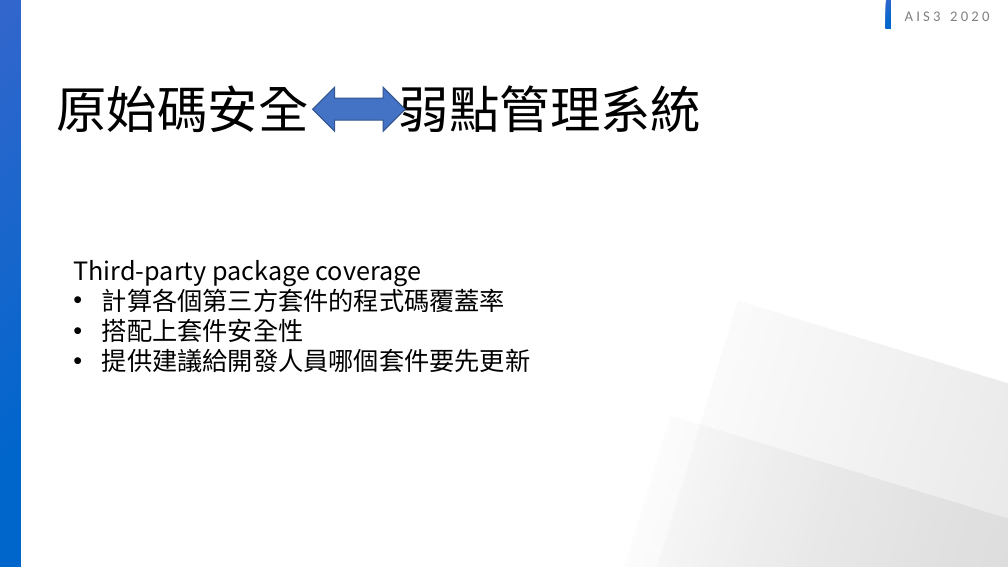
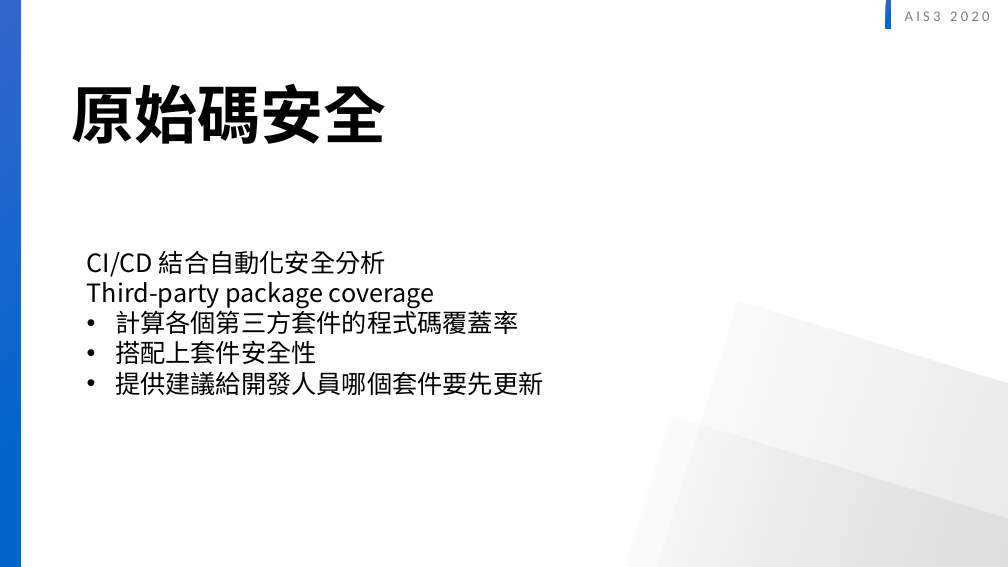
Before and after one commit to twinklestar03/AIS3-Dragon, a slide deck: slide 9 of AIS3 dragon security.pptx (slide 8 before the commit). Drawn at 1008x567 pixels with LibreOffice and Linux fonts; fonts in the diff are those of the drawing. Boxes give left, top, right and bottom in pixels: in the first picture for what was removed or moved away, otherwise in the second. Text is boxed around its words. In the diff, an @@ line names an element or a change of style, - is before the commit and + after.

```diff
--- a/AIS3 dragon security.pptx
+++ b/AIS3 dragon security.pptx
@@ text at [71, 84, 386, 144]: text changed; size 48 to 60 pt; bold on @@
-原始碼安全 弱點管理系統
+原始碼安全
@@ left right arrow removed at [313, 87, 405, 131] @@
@@ text "CI/CD 結合自動化安全分析": place and size @@
-text "CI/CD 結合自動化安全分析" at [73, 260, 530, 372]
+text "CI/CD 結合自動化安全分析" at [87, 250, 543, 395]
@@ text at [87, 250, 386, 277]: paragraph added @@
+CI/CD 結合自動化安全分析
```
Also in this commit, not shown: 9 other slides changed, 4 slides added, 4 slides removed.
